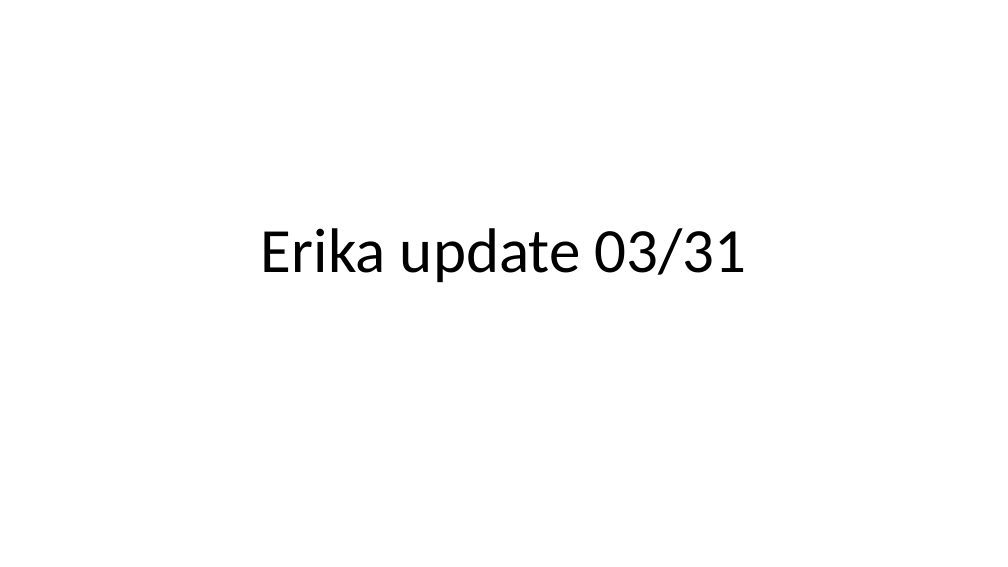
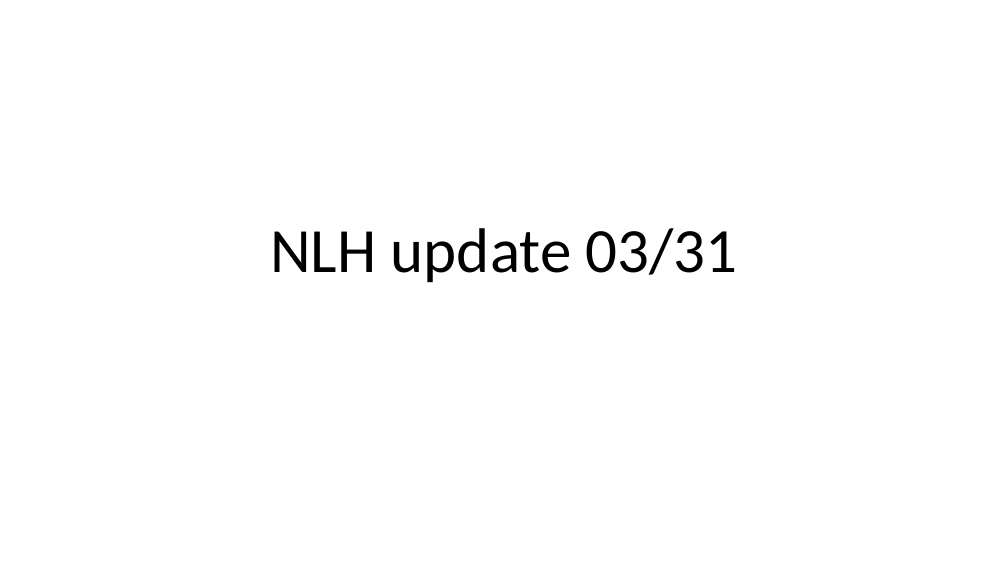
Before and after one commit to tyokokur/presentations, a slide deck: slide 1 of 20220331 EAD Update.pptx. Drawn at 1008x567 pixels with LibreOffice and Linux fonts; fonts in the diff are those of the drawing. Boxes give left, top, right and bottom in pixels: in the first picture for what was removed or moved away, otherwise in the second. Text is boxed around its words. In the diff, an @@ line names an element or a change of style, - is before the commit and + after.

Commit message:
autocommit

```diff
--- a/20220331 EAD Update.pptx
+++ b/20220331 EAD Update.pptx
@@ title at bbox=[270, 228, 738, 282]: text changed @@
-Erika update 03/31
+NLH update 03/31
```
